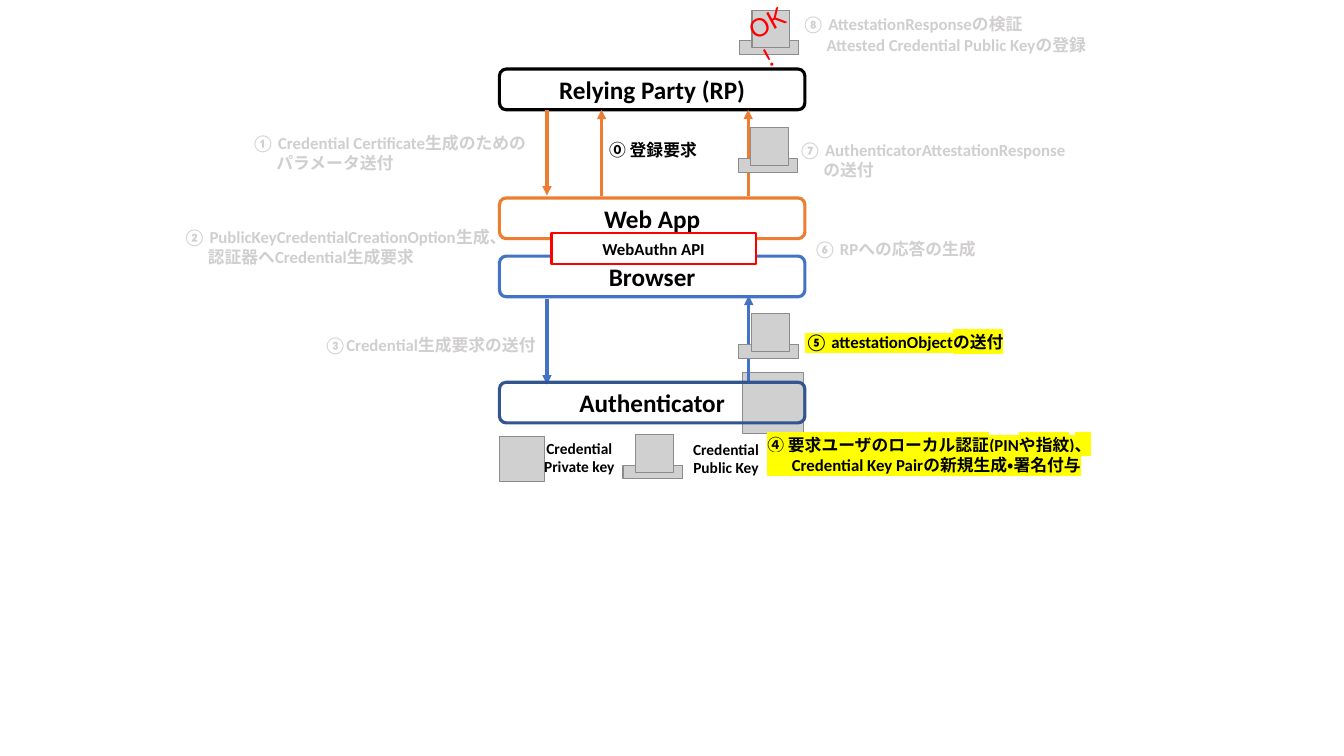
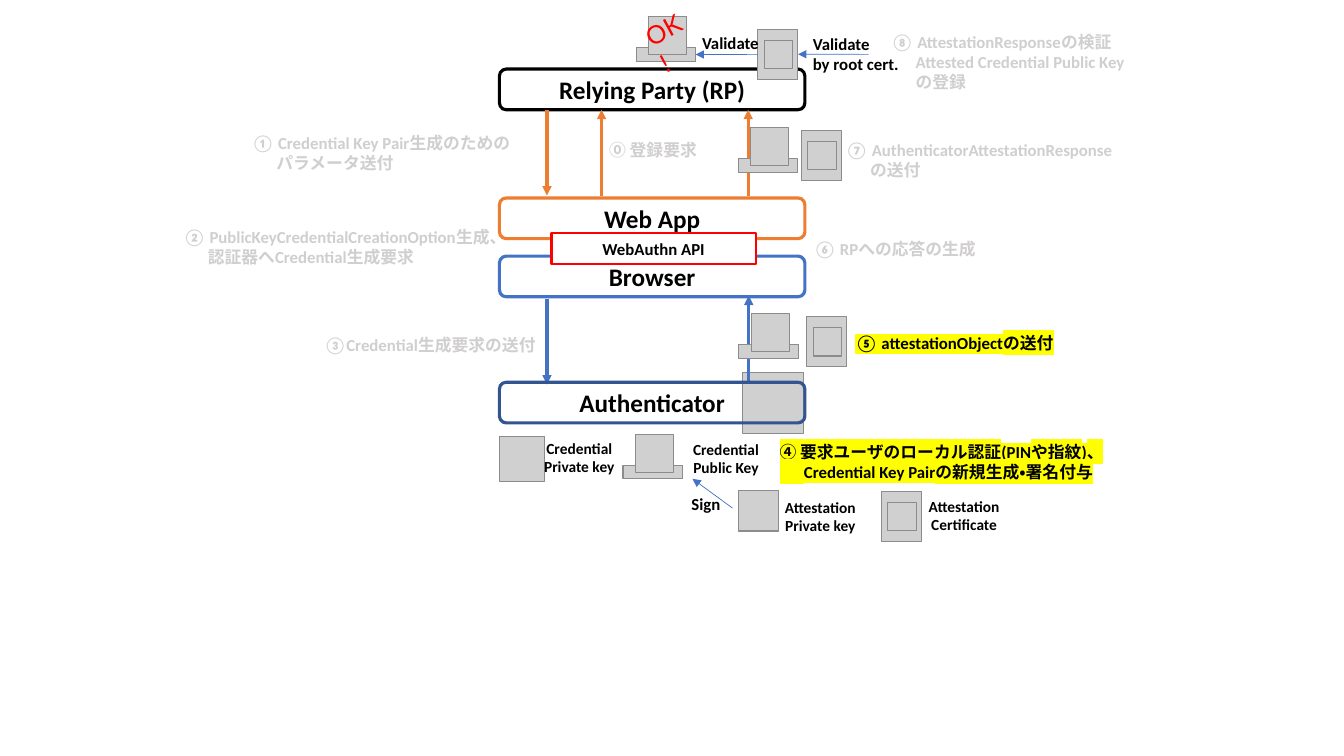
Before and after one commit to junkurihara/class-fido2_webauthn, a slide deck: slide 14 of slides/Figs/figures.pptx. Drawn at 1344x756 pixels with LibreOffice and Linux fonts; fonts in the diff are those of the drawing; grey boxes stand for pictures. Boxes give left, top, right and bottom in pixels: in the first picture for what was removed or moved away, otherwise in the second. Text is boxed around its words. In the diff, an @@ line names an element or a change of style, - is before the commit and + after.

```diff
--- a/slides/Figs/figures.pptx
+++ b/slides/Figs/figures.pptx
@@ 2 pictures, 1 text: place and size @@
-2 pictures, 1 text at (740, 10, 800, 55)
+2 pictures, 1 text at (636, 17, 696, 62)
@@ picture added at (758, 29, 799, 80) @@
@@ text "⑧ AttestationResponseの検証": place and size @@
-text "⑧ AttestationResponseの検証" at (802, 17, 1086, 53)
+text "⑧ AttestationResponseの検証" at (891, 35, 1124, 89)
@@ arrow added from (758, 54) to (696, 54), #4472C4 0.5 pt @@
@@ text added at (702, 35, 759, 53), 12 pt, text #000000, bold @@
+Validate
@@ picture added at (764, 40, 792, 69) @@
@@ arrow added from (869, 54) to (799, 54), #4472C4 0.5 pt @@
@@ text added at (813, 38, 899, 73), 12 pt, text #000000, bold @@
+Validate
+by root cert.
@@ text at (916, 57, 1124, 89): text changed @@
-Attested Credential Public Keyの登録
+Attested Credential Public Key
+の登録
@@ text at (252, 135, 510, 152): text changed @@
-① Credential Certificate生成のための
+① Credential Key Pair生成のための
@@ text "⓪ 登録要求" at (609, 142, 697, 157): text colour #000000 to #D0CECE @@
@@ picture added at (802, 130, 842, 180) @@
@@ picture added at (809, 141, 837, 169) @@
@@ text "⑦ AuthenticatorAttestationResponse": place and size @@
-text "⑦ AuthenticatorAttestationResponse" at (799, 143, 1065, 177)
+text "⑦ AuthenticatorAttestationResponse" at (846, 143, 1112, 177)
@@ picture added at (807, 317, 847, 367) @@
@@ picture added at (814, 328, 842, 356) @@
@@ text "⑤ attestationObjectの送付": place and size @@
-text "⑤ attestationObjectの送付" at (805, 335, 1003, 352)
+text "⑤ attestationObjectの送付" at (855, 336, 1053, 353)
@@ text "④ 要求ユーザのローカル認証(PINや指紋)、 Credential Key Pairの新規生成・署名付与": place and size @@
-text "④ 要求ユーザのローカル認証(PINや指紋)、 Credential Key Pairの新規生成・署名付与" at (767, 434, 1091, 474)
+text "④ 要求ユーザのローカル認証(PINや指紋)、 Credential Key Pairの新規生成・署名付与" at (780, 441, 1103, 481)
@@ arrow added from (733, 508) to (693, 479), #4472C4 0.5 pt @@
@@ text added at (691, 497, 720, 513), 12 pt, text #000000, bold @@
+Sign
@@ picture added at (739, 490, 779, 530) @@
@@ text added at (785, 502, 856, 534), 11 pt, text #000000, bold @@
+Attestation
+Private key
@@ picture added at (881, 491, 922, 541) @@
@@ picture added at (888, 502, 917, 530) @@
@@ text added at (929, 501, 1000, 530), 11 pt, text #000000, bold @@
+Attestation
+Certificate
```
Also in this commit, not shown: 4 other slides changed, 5 slides added, 7 other files.
